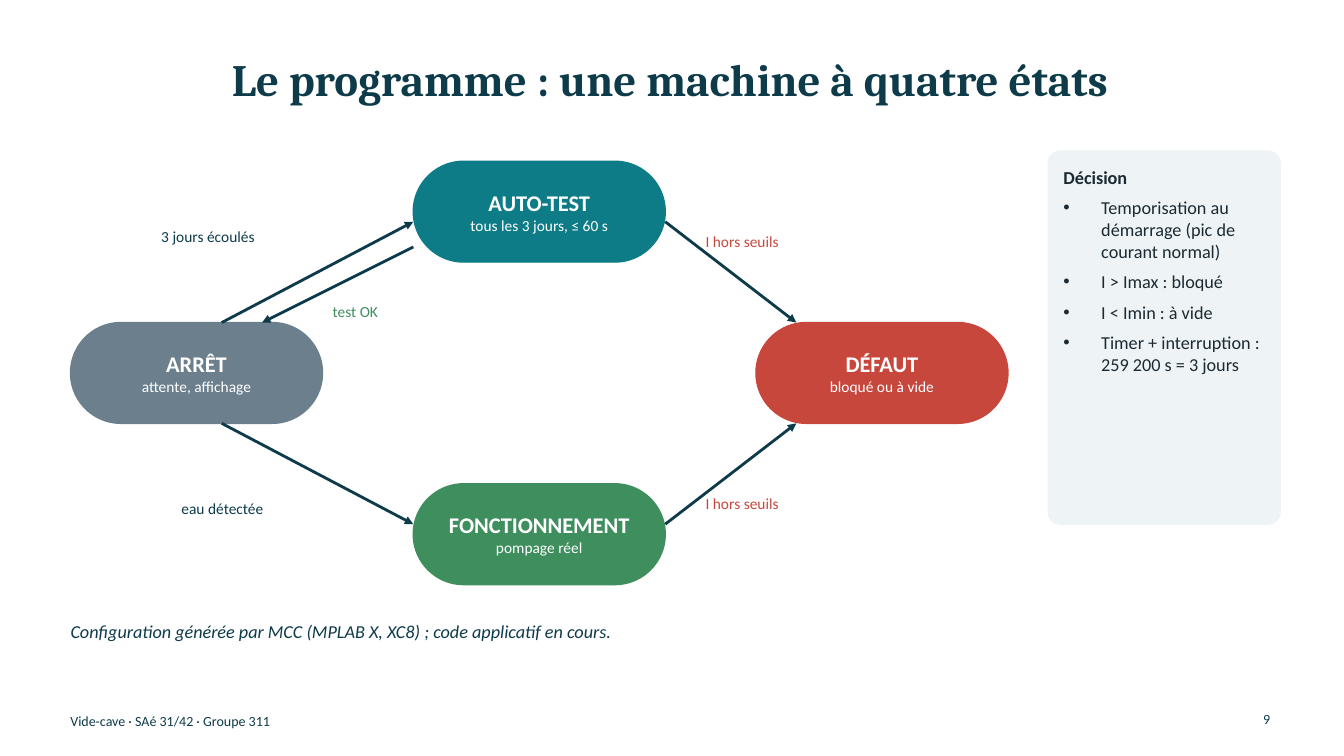
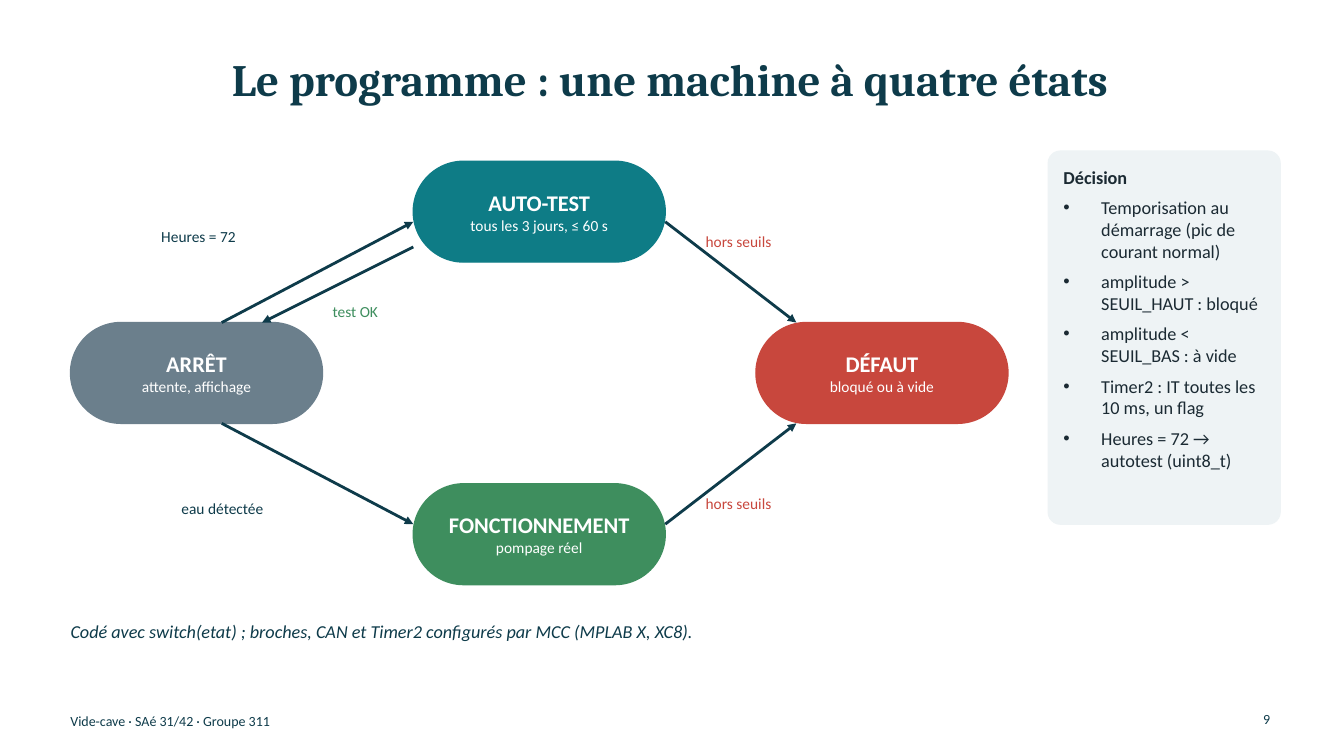
Before and after one commit to glm02/projet-vide-cave, a slide deck: slide 9 of 01_Documents/Presentation/Soutenance_vide-cave.pptx. Drawn at 1344x756 pixels with LibreOffice and Linux fonts; fonts in the diff are those of the drawing. Boxes give left, top, right and bottom in pixels: in the first picture for what was removed or moved away, otherwise in the second. Text is boxed around its words. In the diff, an @@ line names an element or a change of style, - is before the commit and + after.

```diff
--- a/01_Documents/Presentation/Soutenance_vide-cave.pptx
+++ b/01_Documents/Presentation/Soutenance_vide-cave.pptx
@@ text at [161,232,236,242]: text changed @@
-3 jours écoulés
+Heures = 72
@@ text at [706,236,771,252]: text changed @@
-I hors seuils
+hors seuils
@@ text at [1101,275,1257,470]: text changed @@
-• I > Imax : bloqué
-• I < Imin : à vide
-• Timer + interruption : 259 200 s = 3 jours
+• amplitude > SEUIL_HAUT : bloqué
+• amplitude < SEUIL_BAS : à vide
+• Timer2 : IT toutes les 10 ms, un flag
+• Heures = 72 → autotest (uint8_t)
@@ text at [706,498,771,509]: text changed @@
-I hors seuils
+hors seuils
@@ text at [71,625,693,641]: text changed @@
-Configuration générée par MCC (MPLAB X, XC8) ; code applicatif en cours.
+Codé avec switch(etat) ; broches, CAN et Timer2 configurés par MCC (MPLAB X, XC8).
```
Also in this commit, not shown: 1 other slide changed, 5 other files.
